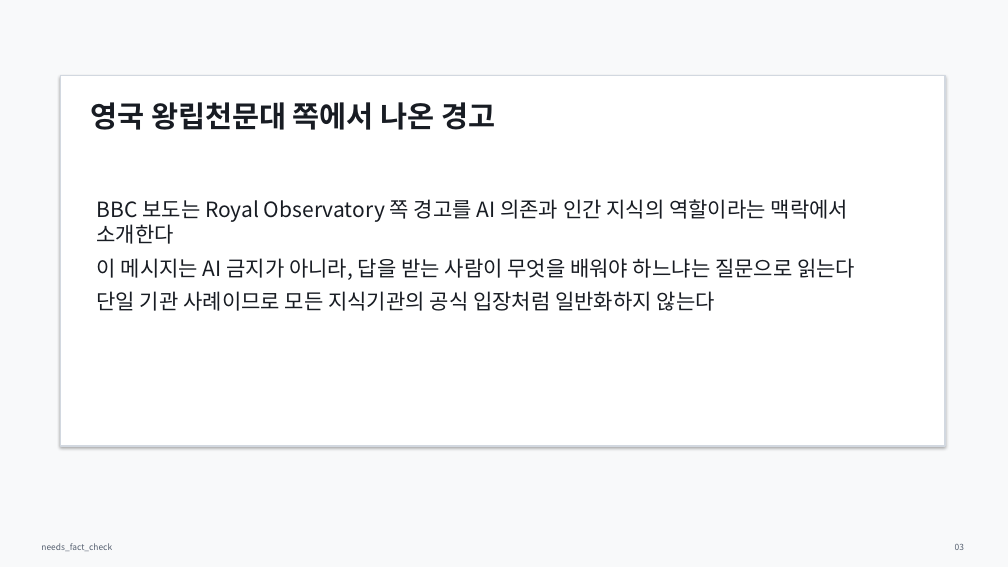
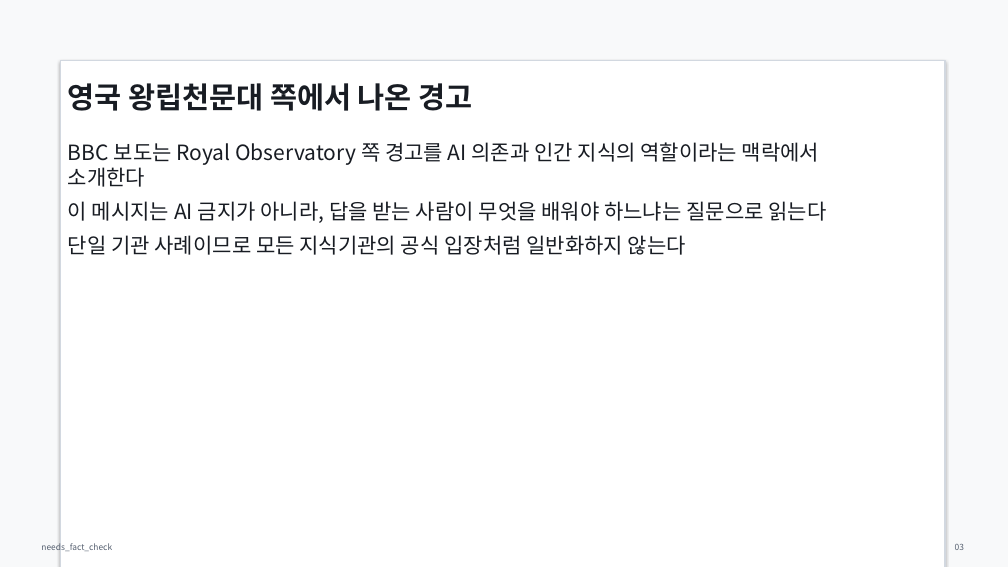
Before and after one commit to Rlearnchan/luddite, a slide deck: slide 3 of outputs/pptx/ai_knowledge_institution_draft.pptx. Drawn at 1008x567 pixels with LibreOffice and Linux fonts; fonts in the diff are those of the drawing. Boxes give left, top, right and bottom in pixels: in the first picture for what was removed or moved away, otherwise in the second. Text is boxed around its words. In the diff, an @@ line names an element or a change of style, - is before the commit and + after.

```diff
--- a/outputs/pptx/ai_knowledge_institution_draft.pptx
+++ b/outputs/pptx/ai_knowledge_institution_draft.pptx
@@ text "영국 왕립천문대 쪽에서 나온 경고": place and size @@
-text "영국 왕립천문대 쪽에서 나온 경고" at box(91, 102, 495, 130)
+text "영국 왕립천문대 쪽에서 나온 경고" at box(68, 83, 473, 111)
@@ rectangle: place and size @@
-rectangle at box(60, 76, 945, 446)
+rectangle at box(60, 60, 945, 567)
@@ text "BBC 보도는 Royal Observatory 쪽 ...": place and size @@
-text "BBC 보도는 Royal Observatory 쪽 ..." at box(97, 199, 855, 311)
+text "BBC 보도는 Royal Observatory 쪽 ..." at box(68, 142, 826, 255)
```
Also in this commit, not shown: 16 other slides changed, 7 other files.
